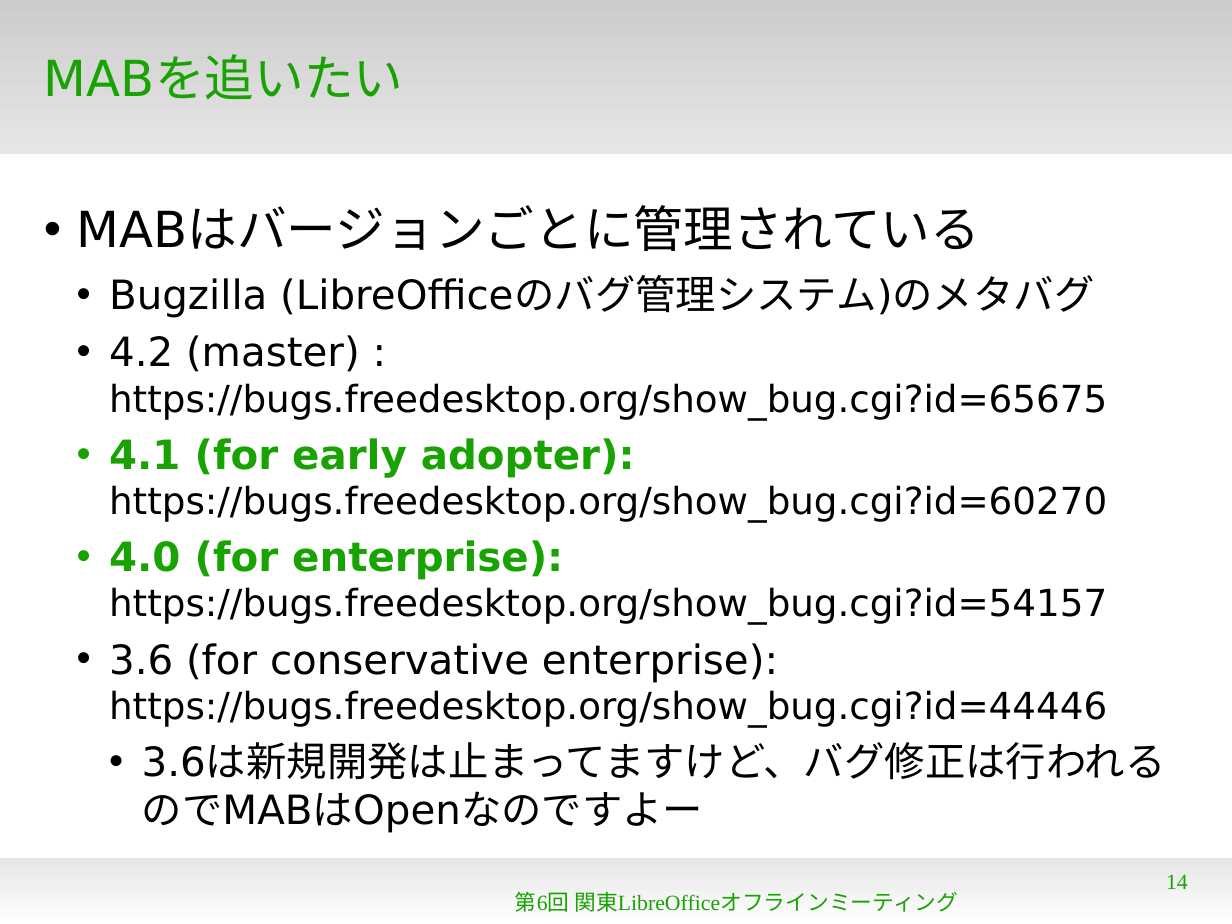
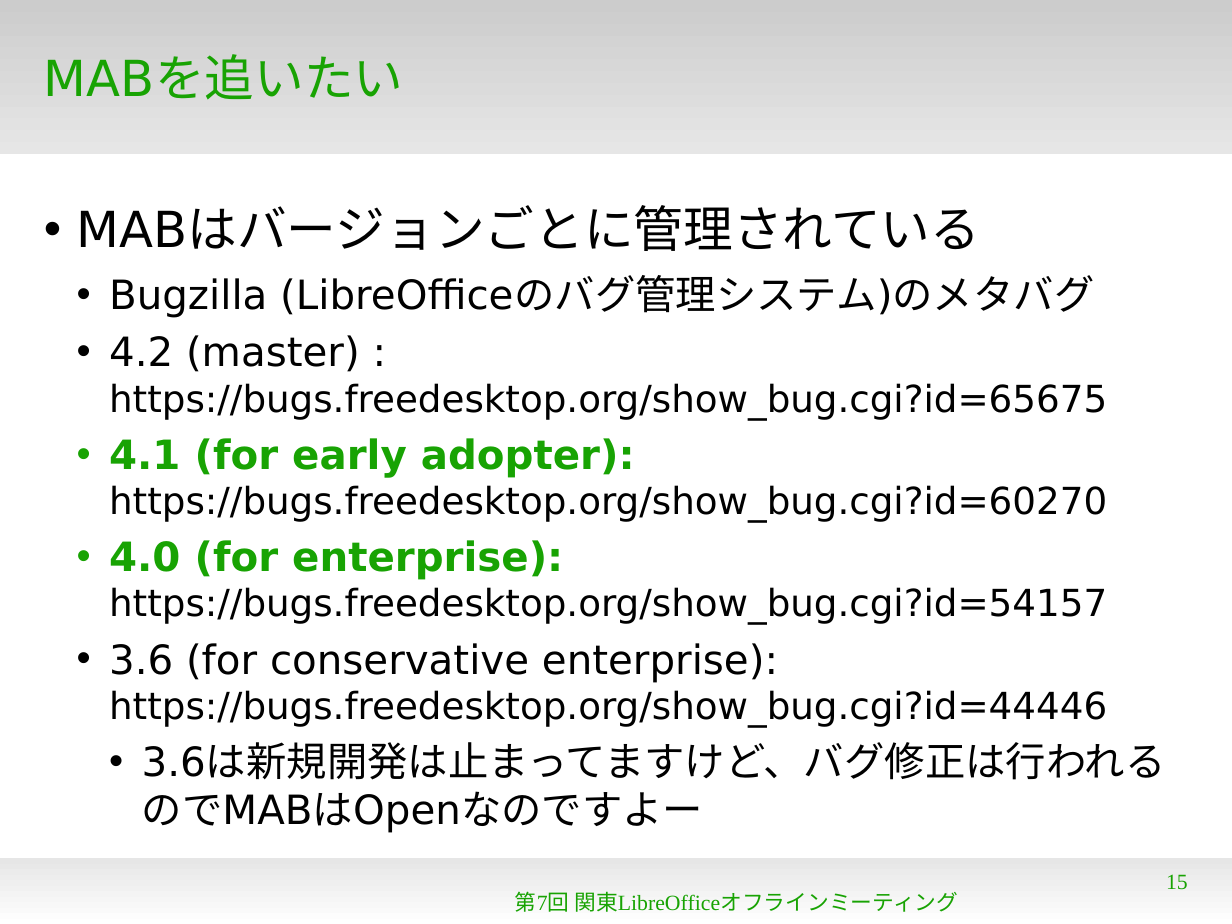
Before and after one commit to naruoga/KantoLibreOffice, a slide deck: slide 15 of Aug2013/MAB.odp (slide 14 before the commit). Drawn at 1232x924 pixels with LibreOffice and Linux fonts; fonts in the diff are those of the drawing; background and template pictures are left out. Boxes give left, top, right and bottom in pixels: in the first picture for what was removed or moved away, otherwise in the second. Text is boxed around its words. In the diff, an @@ line names an element or a change of style, - is before the commit and + after.

```diff
--- a/Aug2013/MAB.odp
+++ b/Aug2013/MAB.odp
@@ text at [515,891,958,912]: text changed @@
-第6回 関東LibreOfficeオフラインミーティング
+第7回 関東LibreOfficeオフラインミーティング
@@ page number at [1166,874,1188,890]: text changed @@
-14
+15
```
Also in this commit, not shown: 15 other slides changed, 7 slides added, 2 other files.
